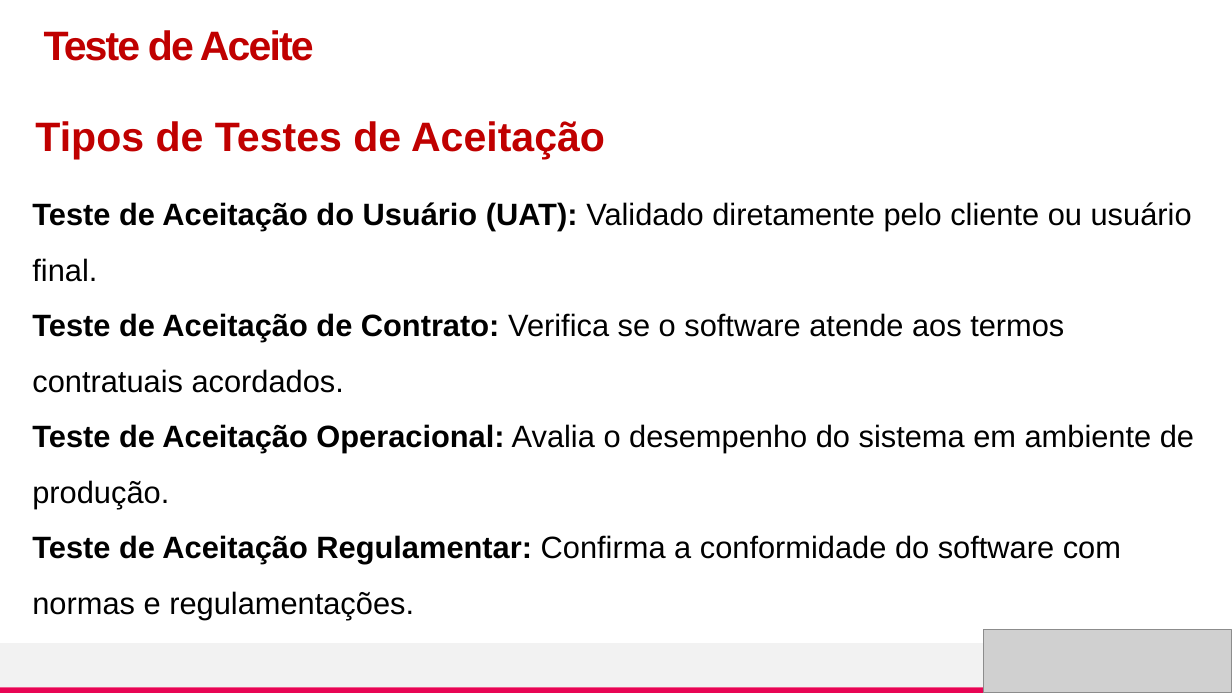
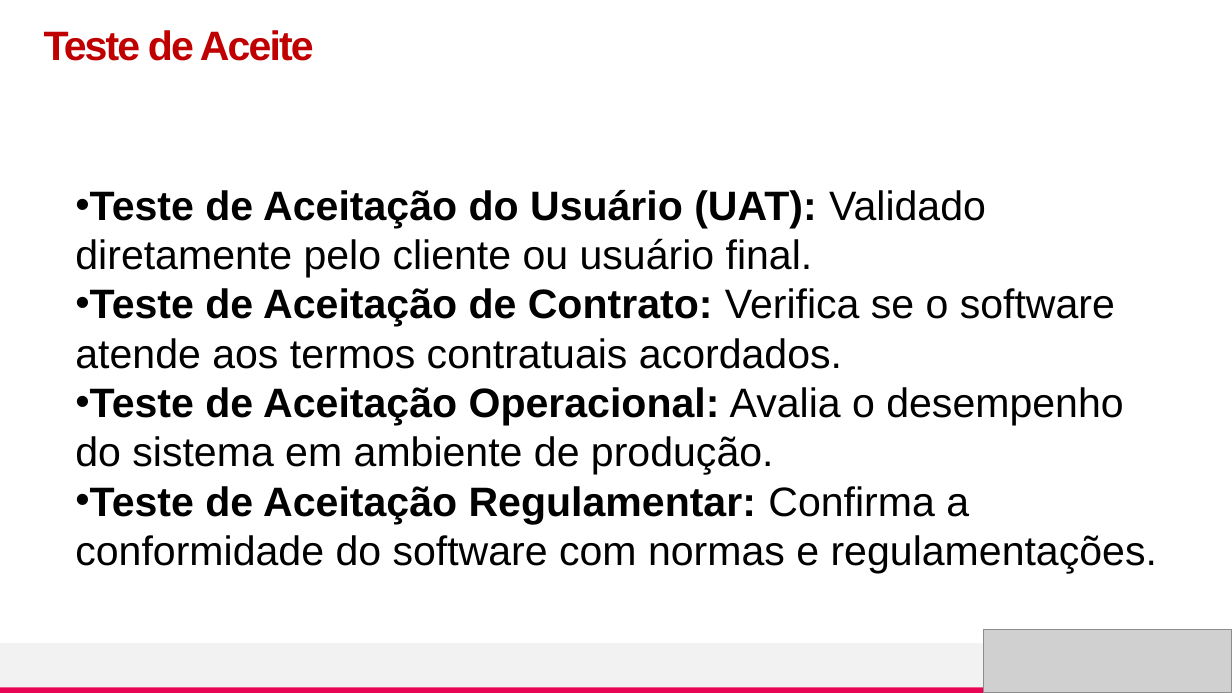
Before and after one commit to nandafretes/TSOFT, a slide deck: slide 6 of [TSOF] - Aula5_TesteAceite.pptx (slide 8 before the commit). Drawn at 1232x693 pixels with LibreOffice and Linux fonts; fonts in the diff are those of the drawing; grey boxes stand for pictures. Boxes give left, top, right and bottom in pixels: in the first picture for what was removed or moved away, otherwise in the second. Text is boxed around its words. In the diff, an @@ line names an element or a change of style, - is before the commit and + after.

```diff
--- a/[TSOF] - Aula5_TesteAceite.pptx
+++ b/[TSOF] - Aula5_TesteAceite.pptx
@@ text removed at (x1=35, y1=121, x2=605, y2=159) @@
-Tipos de Testes de Aceitação
@@ text "Teste de Aceitação do Usuário ..." moved from (x1=32, y1=202, x2=1194, y2=619) to (x1=75, y1=190, x2=1157, y2=573) @@
@@ text "Teste de Aceitação do Usuário ..." at (x1=75, y1=190, x2=1157, y2=573): size 24 to 32 pt; bullet none to •; line spacing 1.5 to 1 @@
```
Also in this commit, not shown: 5 other slides changed, 4 slides added, 6 slides removed, 4 other files.
